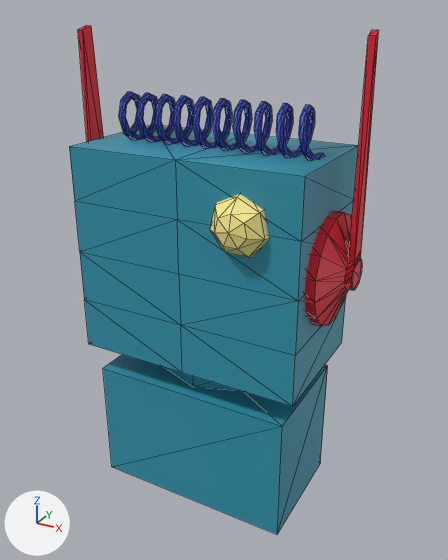
One commit to the COLLADA model Assets/Blender/Avatars/Robot/robot_body.dae: the scene before it, then after it.
One viewpoint serves both versions: a 50 mm camera at (1.029, -1.826, 2.114) aimed at (0.021, 0.007, 1.197). Arrows for +X, +Y and +Z are at lower left; the lights stay in place. Mesh edges are drawn as thin lines. Where no turn or scale is listed for an object, it has been applied to the vertices. Vertices at the same position are counted once.

The first picture shows 'Body', 'Ears', 'Head', 'Lights', 'Spring'.
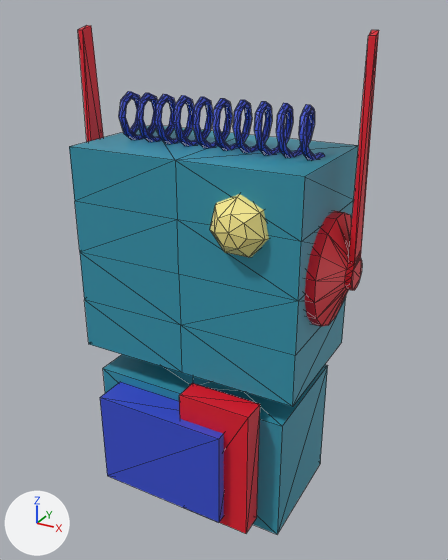
Patch to the scene script:
```diff
--- a/Assets/Blender/Avatars/Robot/robot_body.dae.py
+++ b/Assets/Blender/Avatars/Robot/robot_body.dae.py
@@ me_cube @@
 # used by ob_body; location = (-0.01, -0.002, 0.58)
-me_cube.from_pydata(...)  # 16 vertices, 28 faces; spans x -0.381..0.381, y -0.222..0.277, z -0.242..0.242
+me_cube.from_pydata(...)  # 32 vertices, 48 faces; spans x -0.381..0.381, y -0.345..0.277, z -0.242..0.303
+# me_cube part 1
+# 2 faces are deleted
+# 16 vertices are added at x -0.3..0.298, y -0.345..-0.222, z -0.2..0.303
+# 2 new faces join them, mat_body (cyan #3295ad)
+# 10 new faces join them, mat_blueaccent (blue #384ed2)
+# 10 new faces join them, mat_accent (red #e7152c)
 me_cube.materials.append(mat_body)
+me_cube.materials.append(mat_blueaccent)  # blue #384ed2
+me_cube.materials.append(mat_accent)  # red #e7152c
```

Pixel boxes [x1, y1, x2, y2] of what changed, in the pictures (448 x 560 px):
'Body', reshaped: before [103, 355, 328, 534]; after [100, 355, 328, 534]
part 1 of me_cube, built on: before [103, 368, 282, 534]; after [100, 368, 282, 534]
